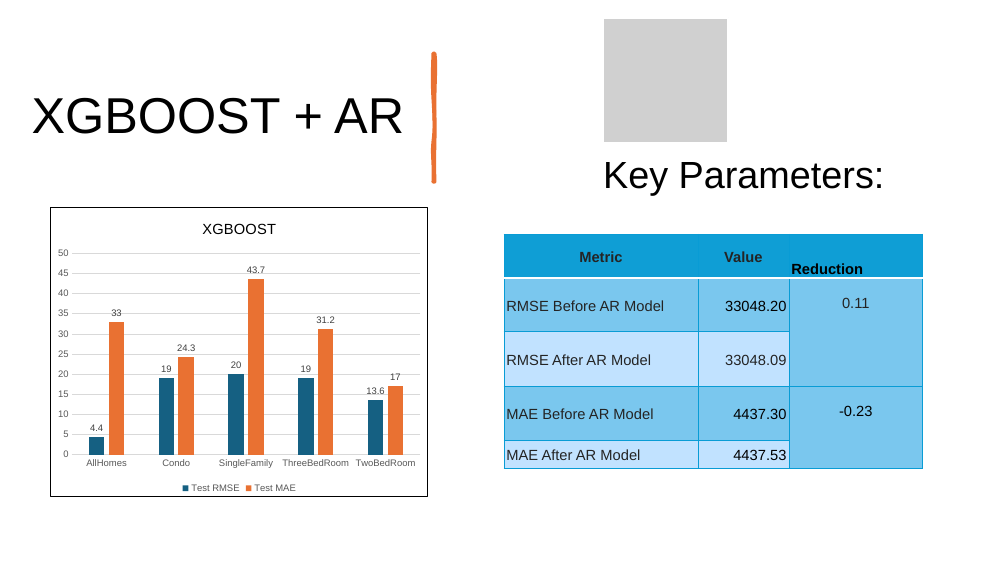
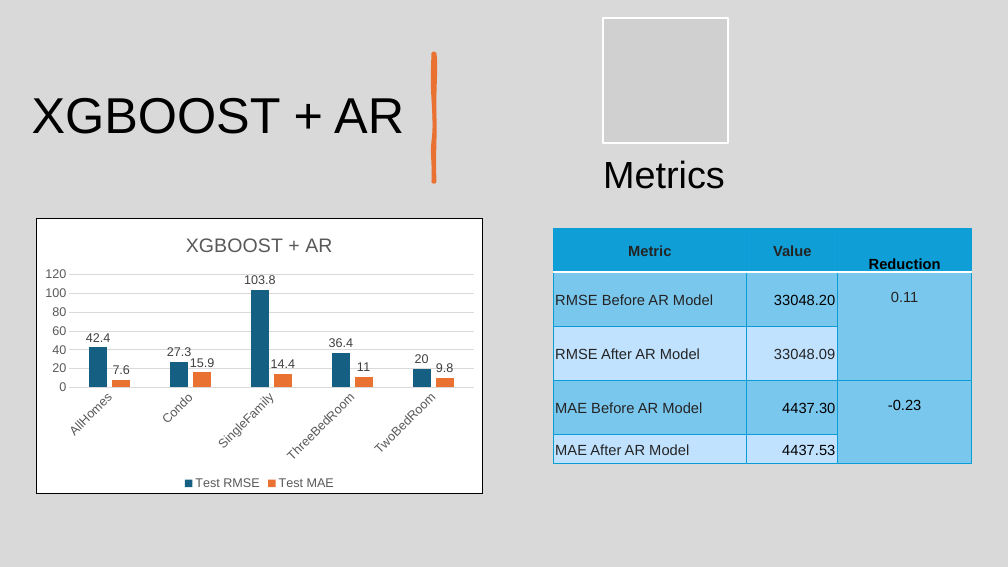
Before and after one commit to KavyaGurram2000/DS_2025_TeamE, a slide deck: slide 23 of Presentation_slides/Predicting Housing Market Trends_final.pptx (slide 24 before the commit). Drawn at 1008x567 pixels with LibreOffice and Linux fonts; fonts in the diff are those of the drawing; grey boxes stand for pictures. Boxes give left, top, right and bottom in pixels: in the first picture for what was removed or moved away, otherwise in the second. Text is boxed around its words. In the diff, an @@ line names an element or a change of style, - is before the commit and + after.

Commit message:
eda and updated ppt

```diff
--- a/Presentation_slides/Predicting Housing Market Trends_final.pptx
+++ b/Presentation_slides/Predicting Housing Market Trends_final.pptx
@@ background #FFFFFF to #D9D9D9 @@
@@ text at bbox=[603, 160, 725, 189]: text changed @@
-Key Parameters:
+Metrics
@@ column chart at bbox=[36, 219, 482, 494] @@
@@ title "XGBOOST " to "XGBOOST + AR " @@
-Test RMSE: 4.4, 19, 20, 19, 13.6
+Test RMSE: 42.4, 27.3, 103.8, 36.4, 20
@@ data labels of Test RMSE changed @@
-Test MAE: 33, 24.3, 43.7, 31.2, 17
+Test MAE: 7.6, 15.9, 14.4, 11, 9.8
@@ data labels of Test MAE changed @@
@@ legend changed @@
@@ category axis changed @@
@@ value axis changed @@
@@ column chart: place and size @@
-column chart at bbox=[51, 206, 429, 497]
+column chart at bbox=[36, 219, 482, 494]
@@ table at bbox=[553, 229, 972, 464] @@
@@ alignment left to centre @@
@@ table: place and size @@
-table at bbox=[504, 234, 923, 469]
+table at bbox=[553, 229, 972, 464]
```
Also in this commit, not shown: 31 other slides changed, 1 slide removed, 3 other files.
